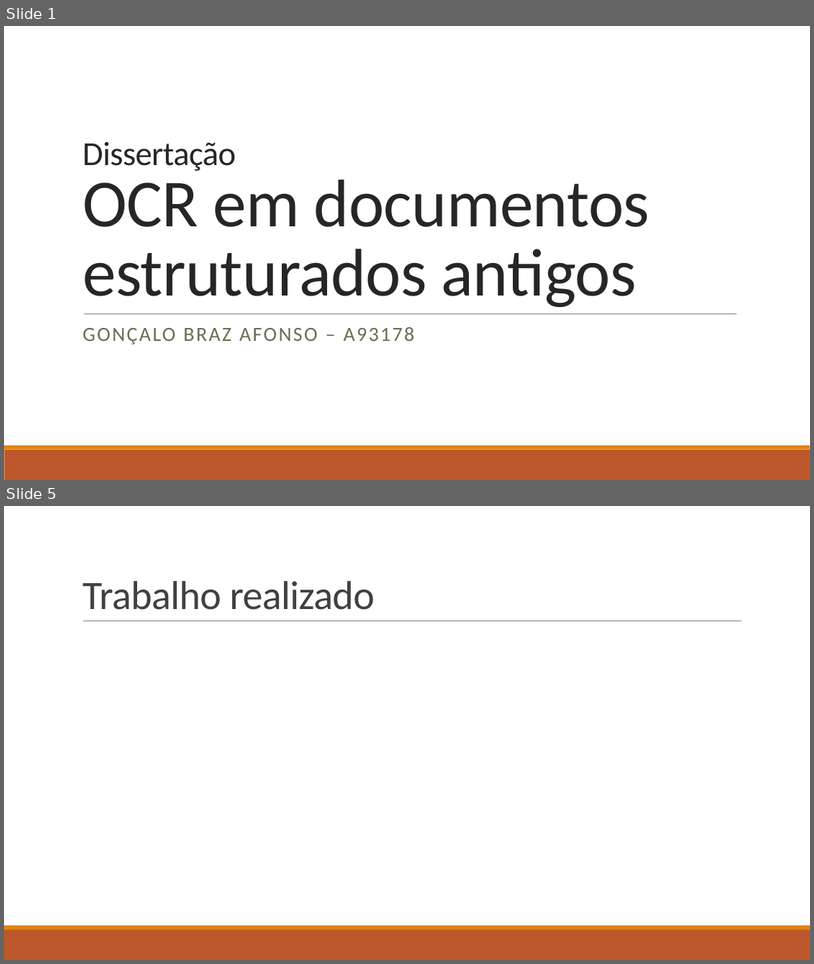
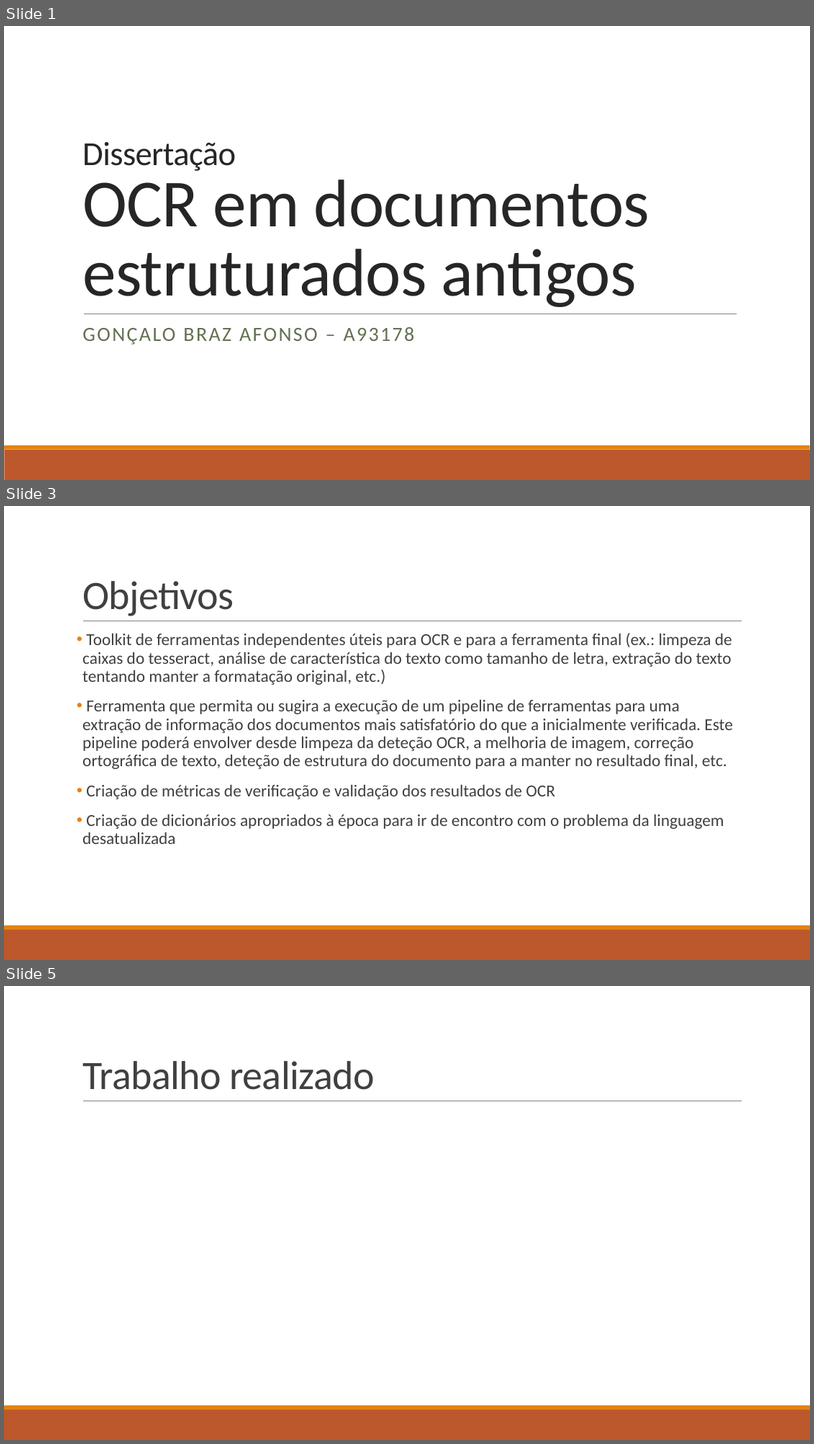
Before and after one commit to brazafonso/OCR-old_documents, a slide deck: docs/tese/apresentacao.pptx. Shown one above the other, each under a label of ours: slides 1 and 5 before the commit, slides 1, 3 and 5 after it; the slides between them are not shown. The pictures are 814x964 and 814x1444 pixels, drawn with LibreOffice and Linux fonts; fonts in the diff are those of the drawing. Boxes give left, top, right and bottom in pixels: in the first picture for what was removed or moved away, otherwise in the second. Text is boxed around its words. In the diff, an @@ line names an element or a change of style, - is before the commit and + after.

```diff
--- a/docs/tese/apresentacao.pptx
+++ b/docs/tese/apresentacao.pptx
@@ slide 3 added at [4, 506, 810, 960], background #FFFFFF; not listed: 3 template elements that a slide beside it also shows @@
@@ title added at [82, 581, 234, 616], 48 pt, text #404040 @@
+Objetivos
@@ text added at [82, 633, 733, 844], 20 pt, text #404040 @@
+• Toolkit de ferramentas independentes úteis para OCR e para a ferramenta final (ex.: limpeza de caixas do tesseract, análise de característica do texto como tamanho de letra, extração do texto tentando manter a formatação original, etc.)
+• Ferramenta que permita ou sugira a execução de um pipeline de ferramentas para uma extração de informação dos documentos mais satisfatório do que a inicialmente verificada. Este pipeline poderá envolver desde limpeza da deteção OCR, a melhoria de imagem, correção ortográfica de texto, deteção de estrutura do documento para a manter no resultado final, etc.
+• Criação de métricas de verificação e validação dos resultados de OCR
+• Criação de dicionários apropriados à época para ir de encontro com o problema da linguagem desatualizada
```
Also in this commit, not shown: 1 slide changed, 1 other slide added, 2 slides removed, 8 other files.
